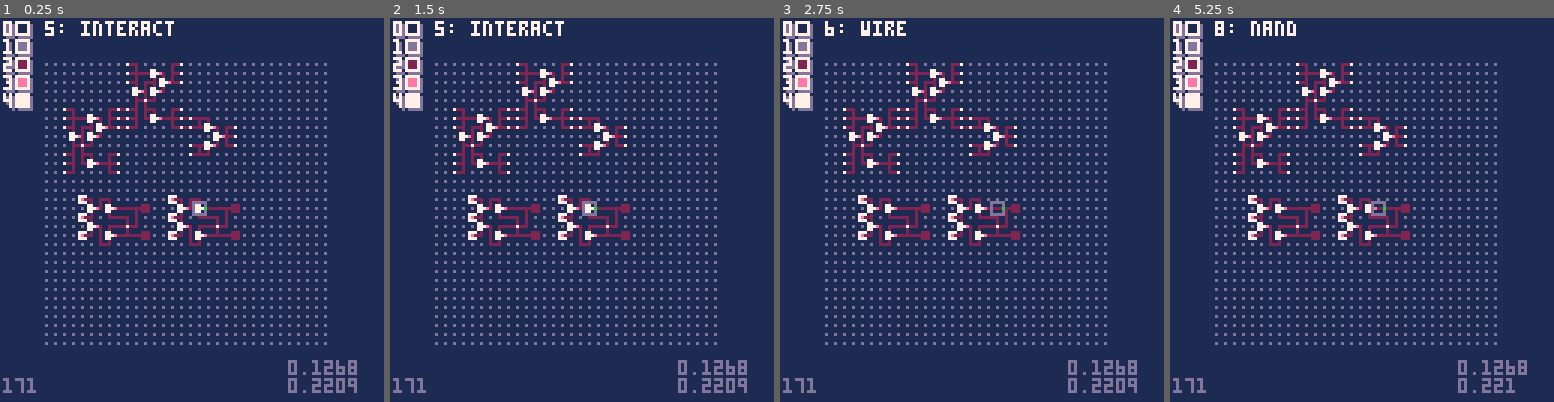
Above: before the commit, frames 1-4 (left to right).
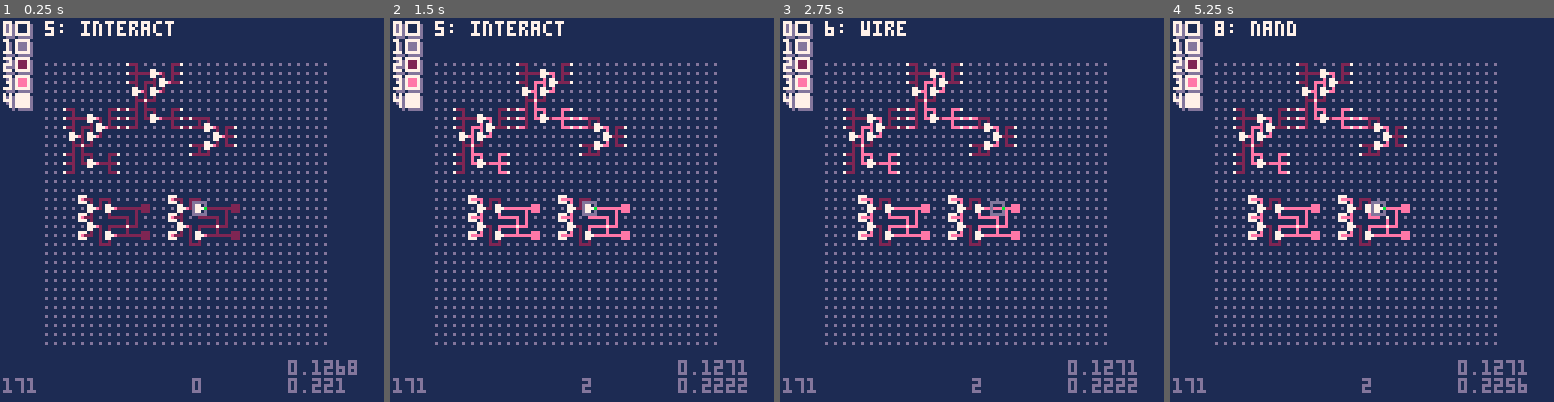
Above: after the commit, the same moments.

Repository: SestrenExsis/NANDGate
Game: PICO-8 cartridge nandgate.p8
Two runs of this game, one before a commit and one after it. Both use one fixed random seed, a clock stepped at 60 frames per second and the inputs below.
Inputs:
- Up to frame 1 (0.25 s): no input
- Up to frame 2 (1.5 s): tap X (X key) at 0.33, 1.07 s; tap O (Z key) at 0.7 s
- Up to frame 3 (2.75 s): hold Right 1.6-2.1 s; tap O (Z key) at 1.7, 2.1, 2.5 s; tap X (X key) at 1.85 s; hold Up 2.15-2.42 s; hold Right from 2.47 s (still down)
- Up to frame 4 (5.25 s): tap O (Z key) every 0.4 s from 2.9 to 4.9 s; tap X (X key) at 2.97, 4.08, 5.2 s; release Right at 3.03 s; hold Left 3.08-3.58 s; hold Down 3.63-3.97 s; hold Right 4.02-4.68 s; hold Up 4.73-5.03 s; hold Left from 5.08 s (still down)

The runs differ from the first frame. In frame 1, 0.2% of the frame differs, in the area x 50-93%, y 93-98%; in frame 2, 1.8%; in frame 3, 1.8%; in frame 4, 1.9%, in the area x 21-93%, y 14-98%.

Commit message:
Fix tool index bug

Diff:
--- a/nandgate.p8
+++ b/nandgate.p8
@@ -582,7 +582,7 @@
 			_g:move(2,1)
 		end
 	end
-	local tool=_tools[_tool]
+	local tool=_tools[_toolidx]
 	local lidx=_g:idxof(lgx,lgy)
 	local cidx=_g:idxof(_g.x,_g.y)
 	local cdvc=_g:device(cidx)
@@ -782,6 +782,7 @@
 	print(#_g.dvcs,1,120,1)
 	print(stat(0)/2048,96,114,1)
 	print(stat(1),96,120,1)
+	print(_tick,64,120,1)
 	local cidx=_g:idxof(_g.x,_g.y)
 	local cdvc=_g.dat[cidx]
 	if (
